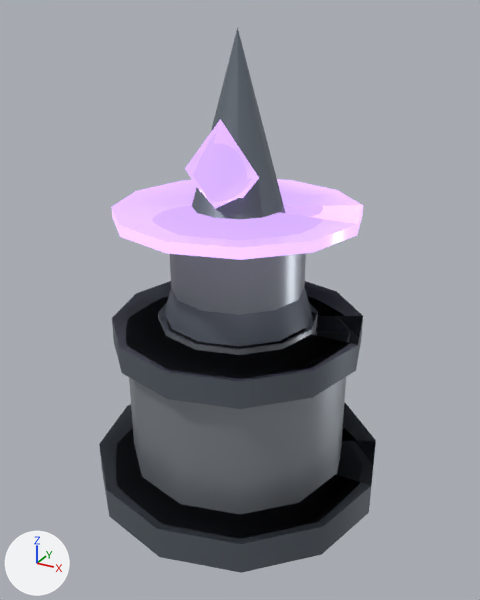
The glTF model public/assets/3d/towers/void.glb, before and after one commit.
Camera for both pictures: a 50 mm lens placed at (1.75, -3.15, 2.79), pointed at (0.04, -0.04, 1.23). Every picture has the same lights, and +X, +Y and +Z are marked at lower left. The picture after the commit comes second. Where no turn or scale is listed for an object, it has been applied to the vertices.

The scene before the commit, as lines of its bpy script (objects in view):
```python
me_cylinder_0 = bpy.data.meshes.new('cylinder_0')
me_cylinder_0.from_pydata(...)  # 28 vertices, 48 faces; spans x -0.5..0.5, y -0.5..0.5, z -0.5..0.5
me_cylinder_0.materials.append(mat_obsidian)  # grey #6a727c
me_cylinder_2 = bpy.data.meshes.new('cylinder_2')
me_cylinder_2.from_pydata(...)  # 28 vertices, 48 faces; spans x -0.7..0.7, y -0.7..0.7, z -0.03..0.03
me_cylinder_2.materials.append(mat_arcane)  # purple #d8b2ff, glowing purple #d8b2ff
me_octa_2 = bpy.data.meshes.new('octa_2')
me_octa_2.from_pydata([(0.0, 0.0, 0.5), (0.5, 0.0, 0.0), (0.0, -0.5, 0.0), (-0.5, 0.0, 0.0), (0.0, 0.5, 0.0), (0.0, 0.0, -0.5)], [], [(0, 1, 2), (0, 2, 3), (0, 3, 4), (0, 4, 1), (5, 2, 1), (5, 3, 2), (5, 4, 3), (5, 1, 4)])
me_octa_2.materials.append(mat_arcane)  # purple #d8b2ff, glowing purple #d8b2ff
ob_basecollar = bpy.data.objects.new('baseCollar', me_cylinder_0)
ob_basecollar.parent = ob_towerroot
ob_basecollar.location = (0.0, 0.0, 1.02)
ob_basecollar.scale = (1.5, 1.5, 0.16)
ob_spincrystal = bpy.data.objects.new('spinCrystal', me_octa_2)
ob_spincrystal.parent = ob_turret
ob_spincrystal.location = (0.0, -0.18, 0.45)
ob_spincrystal.scale = (0.45, 0.35, 0.55)
ob_spinring = bpy.data.objects.new('spinRing', me_cylinder_2)
ob_spinring.location = (0.0, 0.0, 1.75)
# also in view: 'obelisk' at (0.0, 0.0, 1.8); 'footing' at (0.0, 0.0, 0.1); 'lowerTrim' at (0.0, 0.0, 1.08); 'base' at (0.0, 0.0, 0.55); 'shaft' at (0.0, 0.0, 1.28)
```
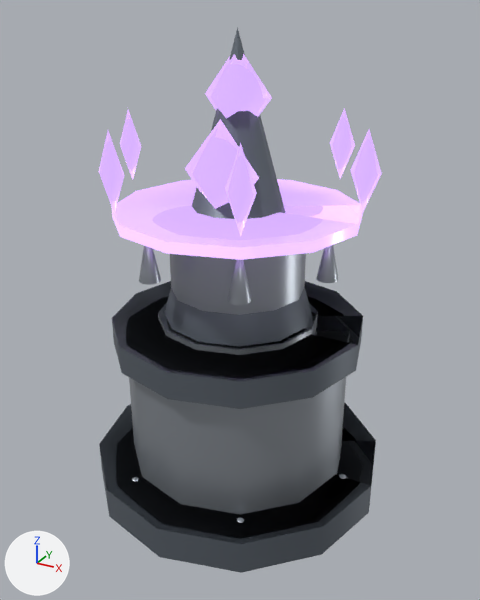
Where the change shows, as pixel boxes (x1, y1, x2, y2) in the pictures (480 x 600 px):
```json
{"object": "VoidCrown", "change": "added", "after": [205, 54, 272, 119], "on screen": "purple"}
{"object": "VoidShard1", "change": "added", "after": [225, 143, 257, 236], "on screen": "purple"}
{"object": "VoidShard0", "change": "added", "after": [351, 129, 382, 213], "on screen": "purple"}
{"object": "VoidShard2", "change": "added", "after": [99, 131, 124, 215], "on screen": "purple"}
{"object": "VoidShard5", "change": "added", "after": [330, 108, 355, 179], "on screen": "purple"}
{"object": "VoidShard3", "change": "added", "after": [120, 110, 141, 180], "on screen": "purple"}
{"object": "VoidLowerShard1", "change": "added", "after": [228, 260, 252, 305]}
{"object": "VoidLowerShard2", "change": "added", "after": [139, 246, 161, 285]}
{"object": "VoidLowerShard0", "change": "added", "after": [316, 245, 338, 283]}
```

The change, as JSON lines over the scene's bpy script:
```json
{"op": "add", "block": "me_cone_1", "code": ["me_cone_1 = bpy.data.meshes.new('cone_1')", "me_cone_1.from_pydata([(0.5, 0.0, -0.5), (0.433, -0.25, -0.5), (0.25, -0.433, -0.5), (0.0, -0.5, -0.5), (-0.25, -0.433, -0.5), (-0.433, -0.25, -0.5), (-0.5, 0.0, -0.5), (-0.433, 0.25, -0.5), (-0.25, 0.433, -0.5), (0.0, 0.5, -0.5), (0.25, 0.433, -0.5), (0.433, 0.25, -0.5), (0.5, 0.0, -0.5), (0.0, 0.0, 0.5), (0.0, 0.0, -0.5)], [], [(0, 13, 1), (1, 13, 2), (2, 13, 3), (3, 13, 4), (4, 13, 5), (5, 13, 6), (6, 13, 7), (7, 13, 8), (8, 13, 9), (9, 13, 10), (10, 13, 11), (11, 13, 12), (14, 1, 0), (14, 2, 1), (14, 3, 2), (14, 4, 3), (14, 5, 4), (14, 6, 5), (14, 7, 6), (14, 8, 7), (14, 9, 8), (14, 10, 9), (14, 11, 10), (14, 12, 11)])", "me_cone_1.materials.append(mat_steel)  # grey #acb2bb"]}
{"op": "add", "block": "ob_voidcrown", "code": ["ob_voidcrown = bpy.data.objects.new('VoidCrown', me_octa_2)", "ob_voidcrown.parent = ob_turret", "ob_voidcrown.location = (0.0, 0.0, 0.82)", "ob_voidcrown.scale = (0.4, 0.4, 0.5)"]}
{"op": "add", "block": "ob_voidshard5", "code": ["ob_voidshard5 = bpy.data.objects.new('VoidShard5', me_octa_2)", "ob_voidshard5.parent = ob_turret", "ob_voidshard5.location = (0.36, 0.624, 0.5)", "ob_voidshard5.scale = (0.16, 0.16, 0.42)"]}
{"op": "add", "block": "ob_voidshard3", "code": ["ob_voidshard3 = bpy.data.objects.new('VoidShard3', me_octa_2)", "ob_voidshard3.parent = ob_turret", "ob_voidshard3.location = (-0.72, 0.0, 0.5)", "ob_voidshard3.scale = (0.16, 0.16, 0.42)"]}
{"op": "add", "block": "ob_voidlowershard2", "code": ["ob_voidlowershard2 = bpy.data.objects.new('VoidLowerShard2', me_cone_1)", "ob_voidlowershard2.parent = ob_turret", "ob_voidlowershard2.location = (-0.275, -0.476, 0.05)", "ob_voidlowershard2.scale = (0.12, 0.12, 0.3)"]}
{"op": "add", "block": "ob_voidshard2", "code": ["ob_voidshard2 = bpy.data.objects.new('VoidShard2', me_octa_2)", "ob_voidshard2.parent = ob_turret", "ob_voidshard2.location = (-0.36, -0.624, 0.5)", "ob_voidshard2.scale = (0.16, 0.16, 0.42)"]}
{"op": "add", "block": "ob_voidlowershard1", "code": ["ob_voidlowershard1 = bpy.data.objects.new('VoidLowerShard1', me_cone_1)", "ob_voidlowershard1.parent = ob_turret", "ob_voidlowershard1.location = (0.275, -0.476, 0.05)", "ob_voidlowershard1.scale = (0.12, 0.12, 0.3)"]}
{"op": "add", "block": "ob_voidshard1", "code": ["ob_voidshard1 = bpy.data.objects.new('VoidShard1', me_octa_2)", "ob_voidshard1.parent = ob_turret", "ob_voidshard1.location = (0.36, -0.624, 0.5)", "ob_voidshard1.scale = (0.16, 0.16, 0.42)"]}
{"op": "add", "block": "ob_voidlowershard0", "code": ["ob_voidlowershard0 = bpy.data.objects.new('VoidLowerShard0', me_cone_1)", "ob_voidlowershard0.parent = ob_turret", "ob_voidlowershard0.location = (0.55, 0.0, 0.05)", "ob_voidlowershard0.scale = (0.12, 0.12, 0.3)"]}
{"op": "add", "block": "ob_voidshard0", "code": ["ob_voidshard0 = bpy.data.objects.new('VoidShard0', me_octa_2)", "ob_voidshard0.parent = ob_turret", "ob_voidshard0.location = (0.72, 0.0, 0.5)", "ob_voidshard0.scale = (0.16, 0.16, 0.42)"]}
```
